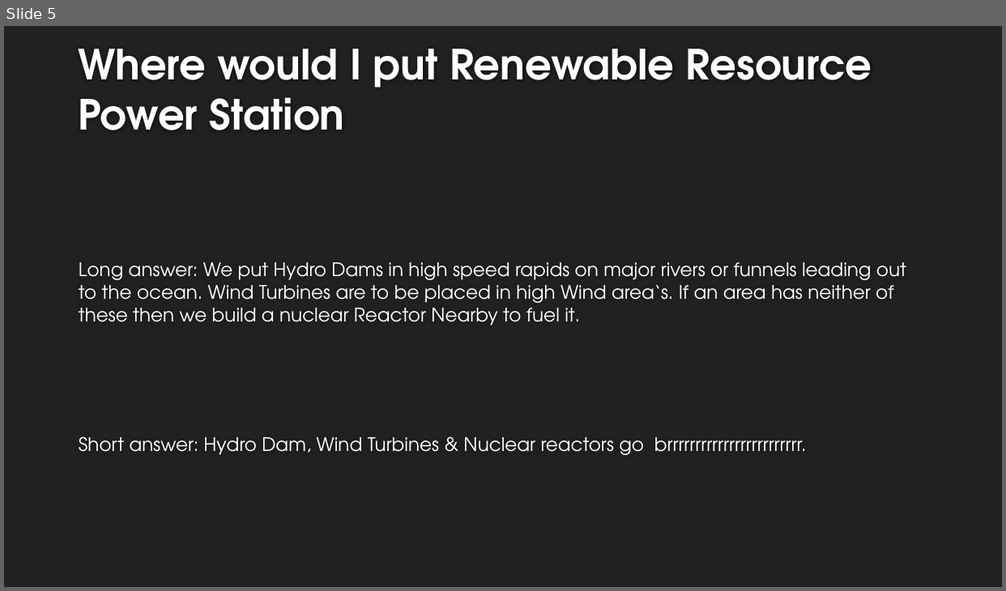
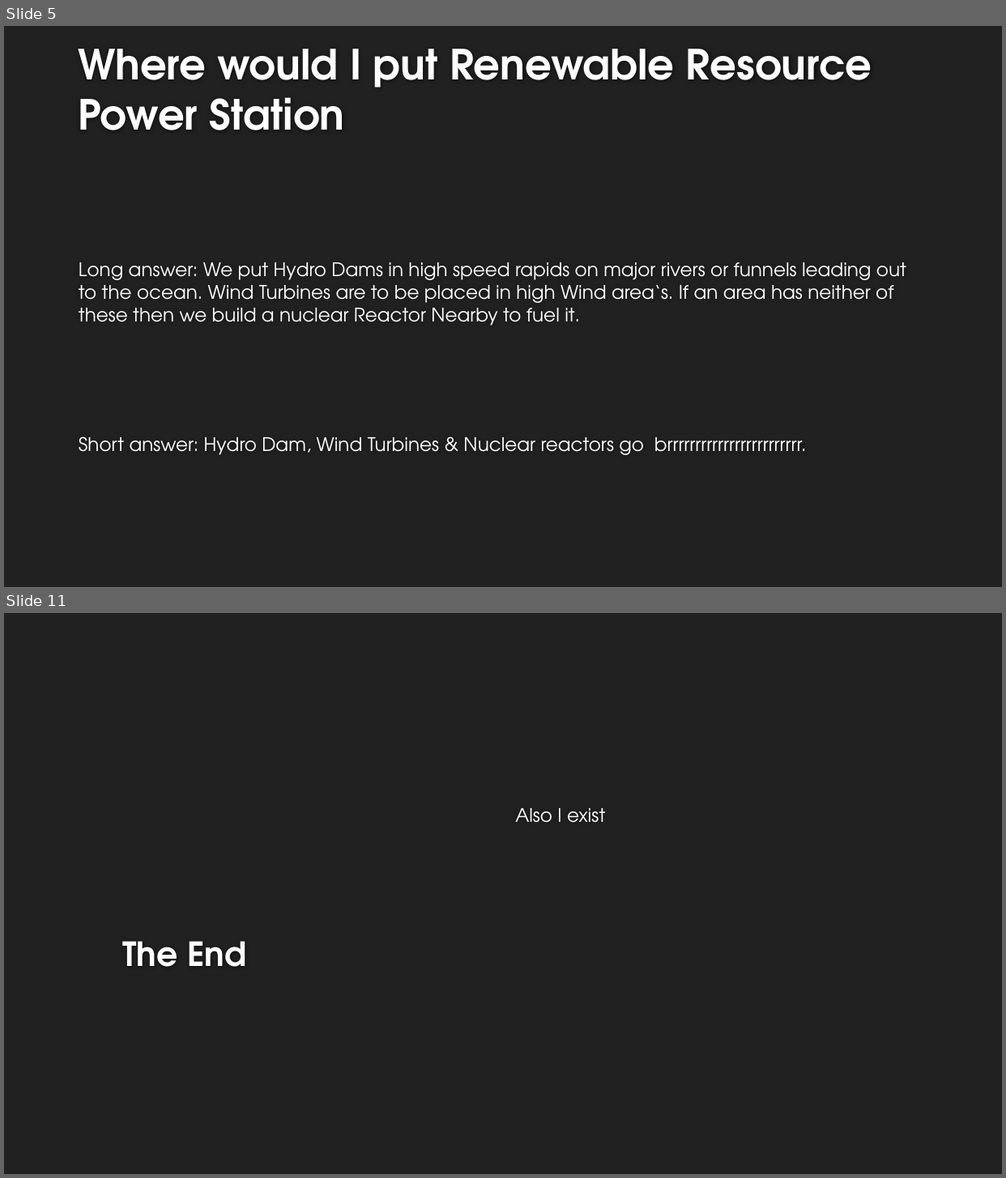
Before and after one commit to ScienceAssignment/ScienceAssignment.github.io, a slide deck: PowerPoint/BackgroundPowerPoint.pptx. Shown one above the other, each under a label of ours: slide 5 before the commit, slides 5 and 11 after it; the slides between them are not shown. The pictures are 1006x591 and 1006x1178 pixels, drawn with LibreOffice and Linux fonts; fonts in the diff are those of the drawing; background and template pictures are left out. Boxes give left, top, right and bottom in pixels: in the first picture for what was removed or moved away, otherwise in the second. Text is boxed around its words. In the diff, an @@ line names an element or a change of style, - is before the commit and + after.

```diff
--- a/PowerPoint/BackgroundPowerPoint.pptx
+++ b/PowerPoint/BackgroundPowerPoint.pptx
@@ slide 11 added at (x1=4, y1=613, x2=1002, y2=1174), background #212121 @@
@@ text added at (x1=515, y1=808, x2=605, y2=823), 18 pt, text #FFFFFF @@
+Also I exist
@@ title added at (x1=122, y1=941, x2=246, y2=967), 32 pt, text #FEFEFE, bold @@
+The End
```
Also in this commit, not shown: 1 slide changed, 4 other slides added, 1 other file.
